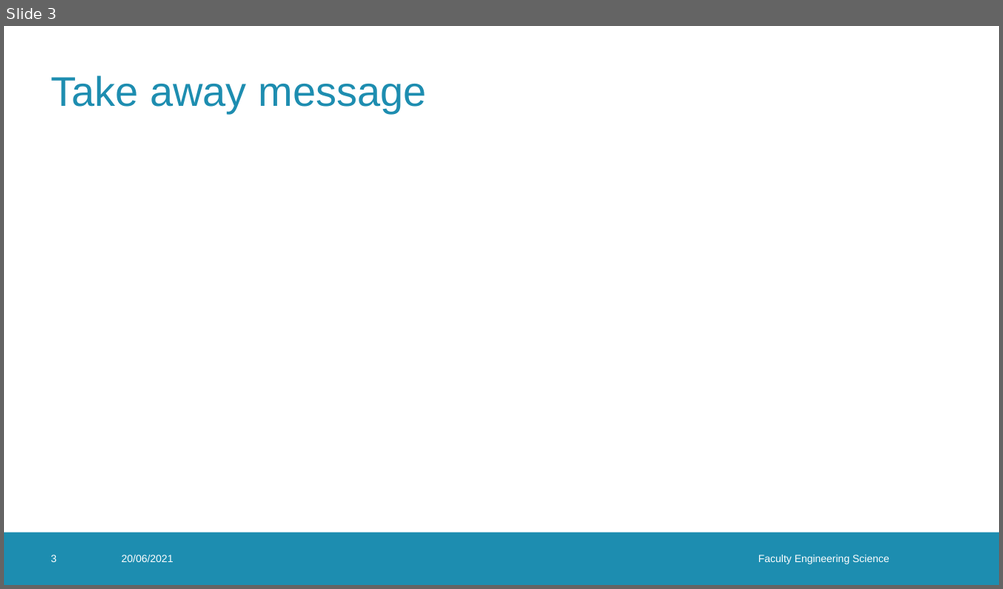
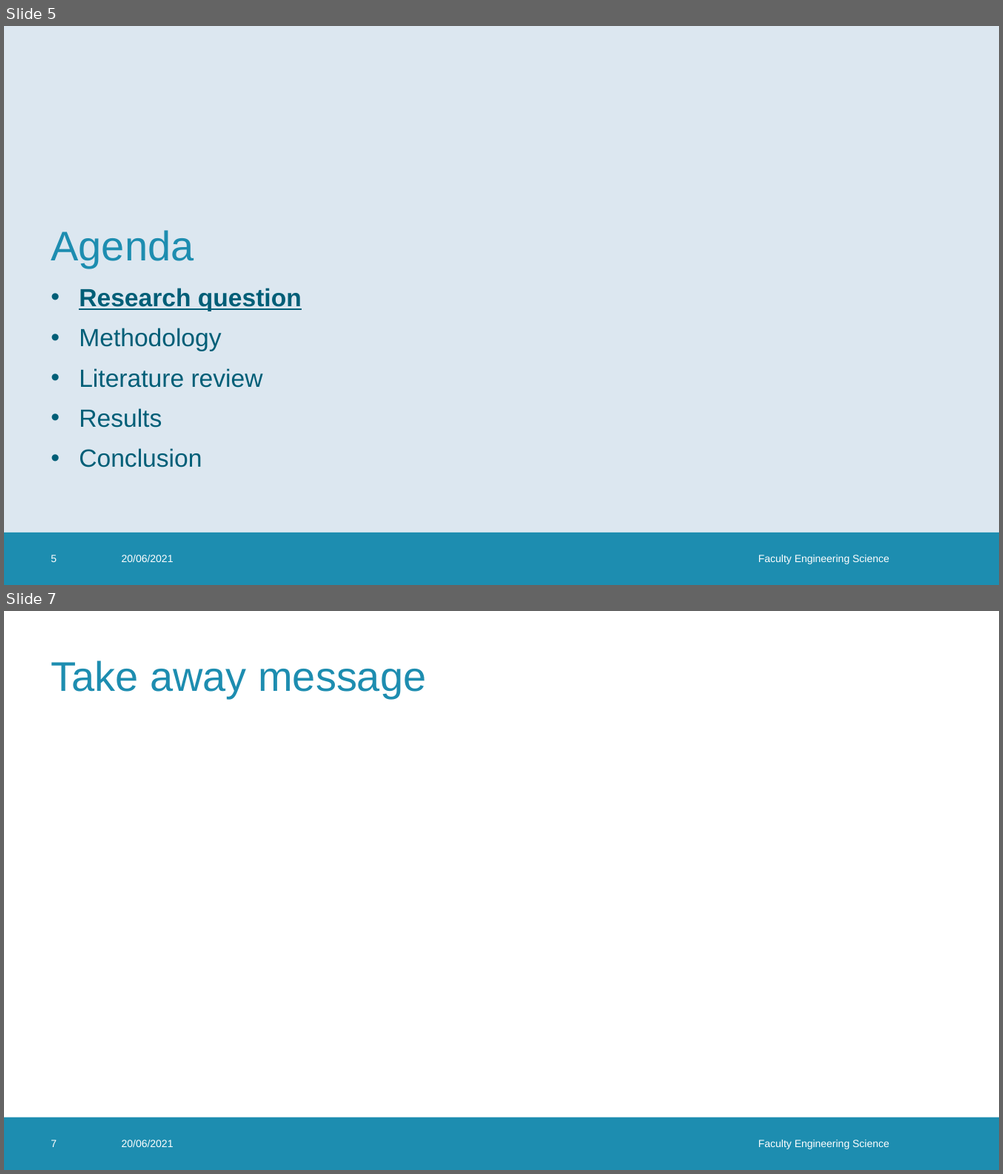
Before and after one commit to StijnStaring/TS_report, a slide deck: PPT/PPT_MAI.pptx. Shown one above the other, each under a label of ours: slide 3 before the commit, slides 5 and 7 after it; the slides between them are not shown. The pictures are 1003x589 and 1003x1174 pixels, drawn with LibreOffice and Linux fonts; fonts in the diff are those of the drawing; background and template pictures are left out. Boxes give left, top, right and bottom in pixels: in the first picture for what was removed or moved away, otherwise in the second. Text is boxed around its words. In the diff, an @@ line names an element or a change of style, - is before the commit and + after.

```diff
--- a/PPT/PPT_MAI.pptx
+++ b/PPT/PPT_MAI.pptx
@@ slide 5 added at box(4, 26, 999, 585), background #FFFFFF; not listed: 1 template element that a slide beside it also shows @@
@@ rectangle added at box(4, 26, 999, 533), fill #DCE7F0 @@
@@ title added at box(51, 230, 193, 268), 40 pt, text #1D8DB0 @@
+Agenda
@@ text added at box(79, 288, 301, 468), 24 pt, text #005E77 @@
+• Research question
+• Methodology
+• Literature review
+• Results
+• Conclusion
@@ page number added at box(51, 555, 57, 562), 10 pt, text #FFFFFF @@
+5
@@ text added at box(122, 555, 173, 562), 10 pt, text #FFFFFF @@
+20/06/2021
@@ text added at box(758, 555, 889, 565), 10 pt, text #FFFFFF @@
+Faculty Engineering Science
@@ what was slide 3 is now slide 7 @@
@@ page number at box(51, 1140, 57, 1147): text changed @@
-3
+7
```
Also in this commit, not shown: 1 slide changed, 3 other slides added, 1 other file.
